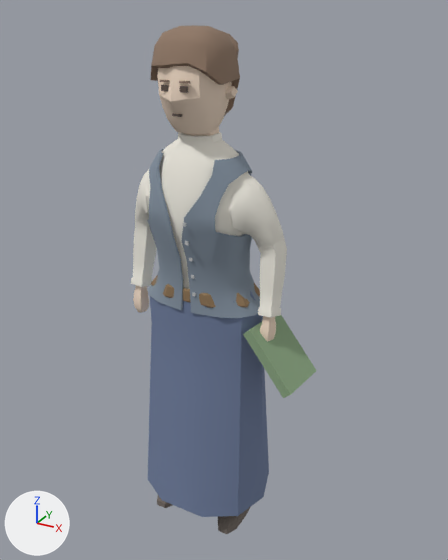
What one commit did to the glTF model assets/models/holm_tutor_maud_v2.glb.
Both versions are drawn from a 50 mm camera at (1.023, -1.698, 1.874) aimed at (0.051, 0.07, 0.99). The axes (+X, +Y, +Z) are drawn at lower left. The lights are the same throughout. The older version comes first. Vertices at exactly the same position are counted once.

The older version as bpy lines, for what is in view:
```python
ob_maud_arms = bpy.data.objects.new('Maud_Arms', me_maud_arms)
ob_maud_arms.location = (0.0, 0.0, 0.0)
ob_maud_hair = bpy.data.objects.new('Maud_Hair', me_maud_hair)
ob_maud_hair.location = (0.0, 0.0, 0.0)
ob_maud_hands = bpy.data.objects.new('Maud_Hands', me_maud_hands)
ob_maud_hands.location = (0.0, 0.0, 0.0)
ob_maud_ledger = bpy.data.objects.new('Maud_Ledger', me_maud_ledger)
ob_maud_ledger.location = (0.0, 0.0, 0.0)
ob_maud_legs = bpy.data.objects.new('Maud_Legs', me_maud_legs)
ob_maud_legs.location = (0.0, 0.0, 0.0)
ob_maud_torso = bpy.data.objects.new('Maud_Torso', me_maud_torso)
ob_maud_torso.location = (0.0, 0.0, 0.0)
ob_maud_waistcoat = bpy.data.objects.new('Maud_Waistcoat', me_maud_waistcoat)
ob_maud_waistcoat.location = (0.0, 0.0, 0.0)
```
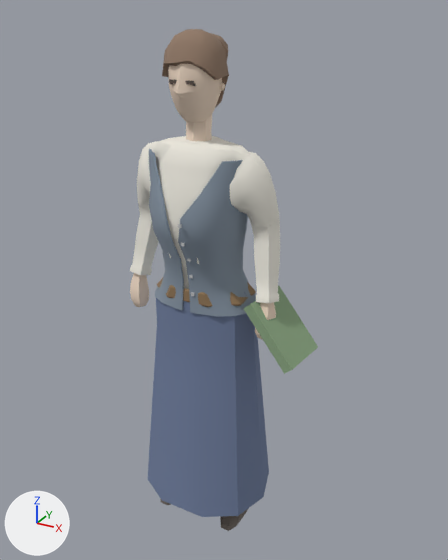
Where the change shows, as pixel boxes [x1, y1, x2, y2] in the pictures (448 x 560 px; the box of a moved part takes in the faces that stretch with it):
'Maud_Legs', reshaped: before [148, 275, 269, 517]; after [148, 278, 269, 517]
'Maud_Waistcoat', reshaped: before [147, 148, 260, 318]; after [149, 149, 256, 317]
'Maud_Hair', reshaped: before [150, 25, 240, 136]; after [162, 29, 229, 141]
'Maud_Arms', reshaped (9% taller): before [131, 170, 287, 318]; after [130, 141, 280, 303]
'Maud_Torso', reshaped: before [159, 132, 249, 289]; after [153, 136, 248, 289]
'Maud_Ledger', reshaped: before [243, 315, 316, 398]; after [244, 286, 318, 374]
'Maud_Hands', reshaped (17% taller): before [133, 285, 276, 342]; after [130, 273, 276, 340]
part 1 of me_maud_arms, moved or reshaped: before [131, 170, 157, 287]; after [130, 141, 159, 275]
part 2 of me_maud_arms, moved or reshaped: before [228, 175, 287, 318]; after [230, 152, 280, 303]
part 3 of me_maud_hair, moved or reshaped: before [225, 86, 238, 100]; after [219, 83, 225, 91]
part 4 of me_maud_hair, moved or reshaped (mostly hidden): before [227, 33, 239, 59]; after [210, 33, 228, 60]
part 5 of me_maud_hair, rebuilt (25% narrower, 13% shorter): before [150, 25, 240, 116]; after [162, 29, 229, 108]
part 6 of me_maud_hair, rebuilt (28% narrower, 14% shorter): before [157, 66, 232, 134]; after [168, 64, 222, 122]
part 7 of me_maud_hair, rebuilt (mostly hidden before): before [184, 127, 219, 136]; after [186, 115, 212, 141]
part 8 of me_maud_hair, deleted: before [180, 86, 188, 93]
part 9 of me_maud_hair, deleted: before [161, 85, 169, 91]
part 10 of me_maud_hands, moved or reshaped: before [133, 285, 149, 313]; after [130, 273, 149, 307]
part 11 of me_maud_hands, moved or reshaped: before [260, 316, 276, 342]; after [255, 302, 276, 340]

What changed in the scene script:
```text
Change me_maud_arms:
    remove me_maud_arms.from_pydata(...)  # 210 vertices, 396 faces; spans x -0.298..0.298, y -0.082..0.089, z 0.929..1.392
    add me_maud_arms.from_pydata(...)  # 210 vertices, 396 faces; spans x -0.294..0.294, y -0.072..0.086, z 0.979..1.466
    me_maud_arms part 1: 105 of 210 vertices moved; they spanned x -0.298..-0.144, y -0.082..0.089, z 0.929..1.392 and now span x -0.294..-0.137, y -0.072..0.086, z 0.979..1.466; mean shift (0.012, -0.002, 0.062); largest move (-0.212, -0.015, 1.357) -> (-0.214, -0.012, 1.441)
    me_maud_arms part 2: 105 of 210 vertices moved; they spanned x 0.144..0.298, y -0.082..0.089, z 0.929..1.392 and now span x 0.137..0.294, y -0.072..0.086, z 0.979..1.466; mean shift (-0.012, -0.002, 0.062); largest move (0.212, -0.015, 1.357) -> (0.214, -0.012, 1.441)
Change me_maud_hair:
    remove me_maud_hair.from_pydata(...)  # 300 vertices, 556 faces; spans x -0.127..0.129, y -0.158..0.184, z 1.36..1.825
    add me_maud_hair.from_pydata(...)  # 302 vertices, 564 faces; spans x -0.099..0.101, y -0.116..0.128, z 1.412..1.815
    me_maud_hair part 3: the loose piece of 8 vertices spanning x 0.092..0.118, y -0.021..0.036, z 1.617..1.66 is scaled about its middle by (0.529, 0.508, 0.61), then moved by (-0.027, -0.005, 0.015)
    me_maud_hair part 4: the loose piece of 40 vertices spanning x -0.075..0.075, y 0.046..0.184, z 1.689..1.81 is scaled about its middle by (0.794, 0.714, 0.868), then moved by (0.0, -0.036, 0.0)
    me_maud_hair part 5: the loose piece of 96 vertices spanning x -0.127..0.129, y -0.139..0.115, z 1.541..1.825 is rebuilt with 96 vertices and now spans x -0.099..0.101, y -0.103..0.077, z 1.568..1.815
    me_maud_hair part 6: the loose piece of 90 vertices spanning x -0.102..0.102, y -0.158..0.096, z 1.523..1.8 is rebuilt with 100 vertices and now spans x -0.079..0.079, y -0.116..0.064, z 1.553..1.794
    me_maud_hair part 7: the loose piece of 18 vertices spanning x -0.059..0.059, y -0.059..0.072, z 1.36..1.6 is rebuilt with 18 vertices and now spans x -0.038..0.038, y -0.037..0.048, z 1.412..1.62
    me_maud_hair part 8: the loose piece of 8 vertices spanning x 0.02..0.044, y -0.137..-0.13, z 1.651..1.668 is deleted
    me_maud_hair part 9: the loose piece of 8 vertices spanning x -0.044..-0.02, y -0.137..-0.13, z 1.651..1.668 is deleted
    other edits to the shape of me_maud_hair do not show in these pictures
Change me_maud_hands:
    remove me_maud_hands.from_pydata(...)  # 70 vertices, 126 faces; spans x -0.286..0.286, y -0.034..0.03, z 0.822..0.941
    add me_maud_hands.from_pydata(...)  # 70 vertices, 126 faces; spans x -0.288..0.288, y -0.051..0.026, z 0.851..0.994
    me_maud_hands part 10: 35 of 70 vertices moved; they spanned x -0.286..-0.232, y -0.034..0.03, z 0.822..0.941 and now span x -0.288..-0.223, y -0.051..0.026, z 0.851..0.994; mean shift (0.004, -0.011, 0.04); largest move (-0.273, -0.018, 0.941) -> (-0.268, -0.027, 0.994)
    me_maud_hands part 11: 35 of 70 vertices moved; they spanned x 0.232..0.286, y -0.034..0.03, z 0.822..0.941 and now span x 0.223..0.288, y -0.051..0.026, z 0.851..0.994; mean shift (-0.004, -0.011, 0.04); largest move (0.273, -0.018, 0.941) -> (0.268, -0.027, 0.994)
Change me_maud_ledger:
    remove me_maud_ledger.from_pydata(...)  # 16 vertices, 24 faces; spans x 0.198..0.409, y -0.088..0.113, z 0.686..0.901
    add me_maud_ledger.from_pydata(...)  # 16 vertices, 24 faces; spans x 0.198..0.409, y -0.088..0.113, z 0.781..0.996
    me_maud_ledger part 12: the loose piece of 8 vertices spanning x 0.198..0.409, y -0.088..0.113, z 0.686..0.901 is rebuilt with 8 vertices and now spans x 0.198..0.409, y -0.088..0.113, z 0.781..0.996
    other edits to the shape of me_maud_ledger do not show in these pictures
Change me_maud_legs:
    remove me_maud_legs.from_pydata(...)  # 228 vertices, 432 faces; spans x -0.249..0.249, y -0.175..0.244, z 0.1..1.01
    add me_maud_legs.from_pydata(...)  # 228 vertices, 432 faces; spans x -0.249..0.249, y -0.175..0.244, z 0.099..1.01
    me_maud_legs part 13: 196 of 228 vertices moved; they spanned x -0.245..0.245, y -0.163..0.233, z 0.1..1.01 and now span x -0.241..0.241, y -0.163..0.233, z 0.099..1.01; mean shift (0.0, 0.0, 0.0); largest move (0.223, 0.026, 0.92) -> (0.192, 0.026, 0.92)
Change me_maud_torso:
    remove me_maud_torso.from_pydata(...)  # 80 vertices, 140 faces; spans x -0.174..0.174, y -0.133..0.141, z 0.968..1.512
    add me_maud_torso.from_pydata(...)  # 92 vertices, 164 faces; spans x -0.162..0.162, y -0.151..0.141, z 0.968..1.492
    me_maud_torso part 14: the whole mesh is rebuilt
Change me_maud_waistcoat:
    remove me_maud_waistcoat.from_pydata(...)  # 342 vertices, 668 faces; spans x -0.225..0.225, y -0.158..0.174, z 0.93..1.45
    add me_maud_waistcoat.from_pydata(...)  # 382 vertices, 740 faces; spans x -0.193..0.193, y -0.177..0.174, z 0.93..1.45
    me_maud_waistcoat part 15: 288 vertices removed from x -0.225..0.225, y -0.15..0.165, z 0.93..1.45; 328 vertices added at x -0.193..0.193, y -0.167..0.165, z 0.93..1.45
    other edits to the shape of me_maud_waistcoat do not show in these pictures
```
